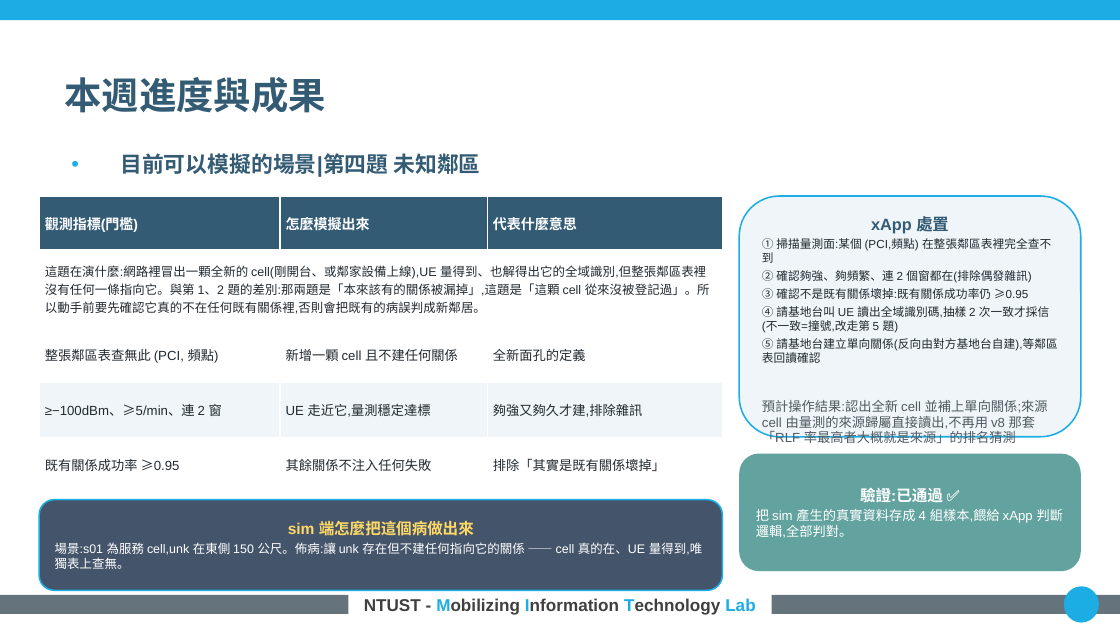
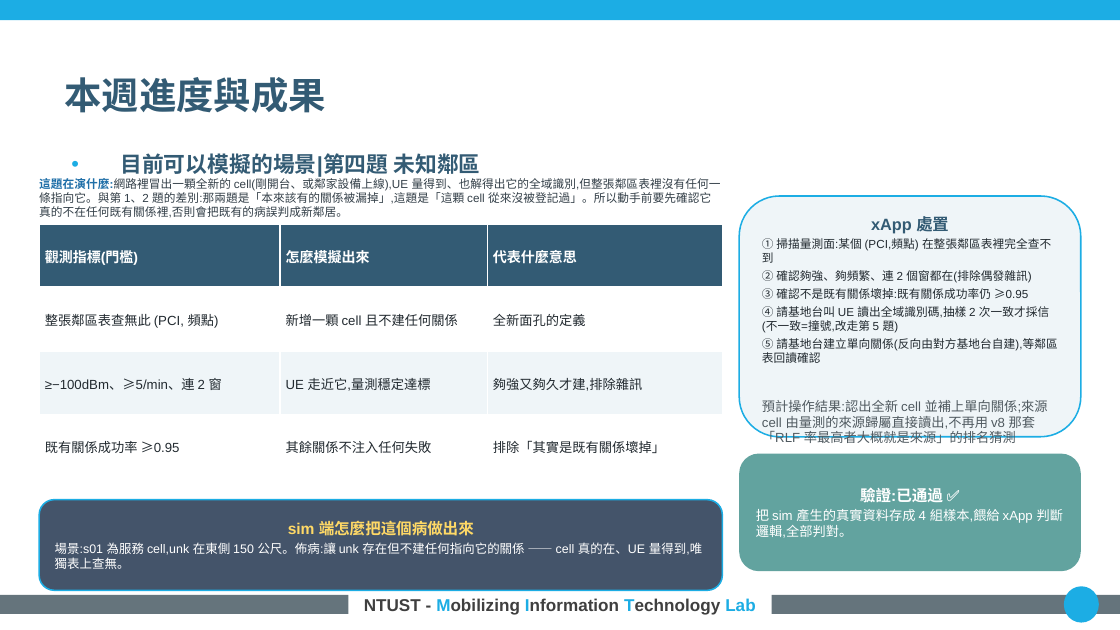
Before and after one commit to kimOuO/RAN-sim-OAI, a slide deck: slide 7 of docs/report/8_27_進度報告_v10十二題.pptx. Drawn at 1120x630 pixels with LibreOffice and Linux fonts; fonts in the diff are those of the drawing; background and template pictures are left out. Boxes give left, top, right and bottom in pixels: in the first picture for what was removed or moved away, otherwise in the second. Text is boxed around its words. In the diff, an @@ line names an element or a change of style, - is before the commit and + after.

```diff
--- a/docs/report/8_27_進度報告_v10十二題.pptx
+++ b/docs/report/8_27_進度報告_v10十二題.pptx
@@ text added at bbox=[39, 178, 721, 217], 7.5 pt, text #333F48 @@
+這題在演什麼:網路裡冒出一顆全新的 cell(剛開台、或鄰家設備上線),UE 量得到、也解得出它的全域識別,但整張鄰區表裡沒有任何一條指向它。與第 1、2 題的差別:那兩題是「本來該有的關係被漏掉」,這題是「這顆 cell 從來沒被登記過」。所以動手前要先確認它真的不在任何既有關係裡,否則會把既有的病誤判成新鄰居。
@@ table at bbox=[39, 224, 722, 515] @@
-row 2: 這題在演什麼:網路裡冒出一顆全新的 cell(剛開台、或鄰家設備上線),UE 量得到、也解得出它的全域識別,但整張鄰區表裡沒有任何一條指向它。與第 1、2 題的差別:那兩題是「本來該有的關係被漏掉」,這題是「這顆 cell 從來沒被登記過」。所以動手前要先確認它真的不在任何既有關係裡,否則會把既有的病誤判成新鄰居。 |  | 
@@ table: place and size @@
-table at bbox=[39, 196, 722, 487]
+table at bbox=[39, 224, 722, 515]
```
Also in this commit, not shown: 11 other slides changed, 4 other files.
